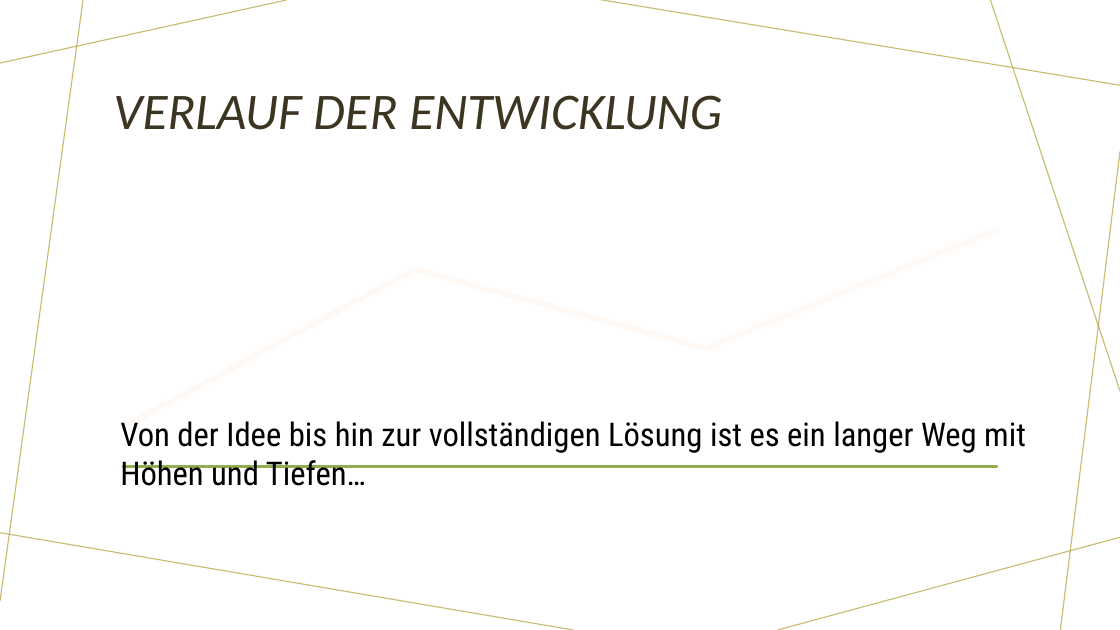
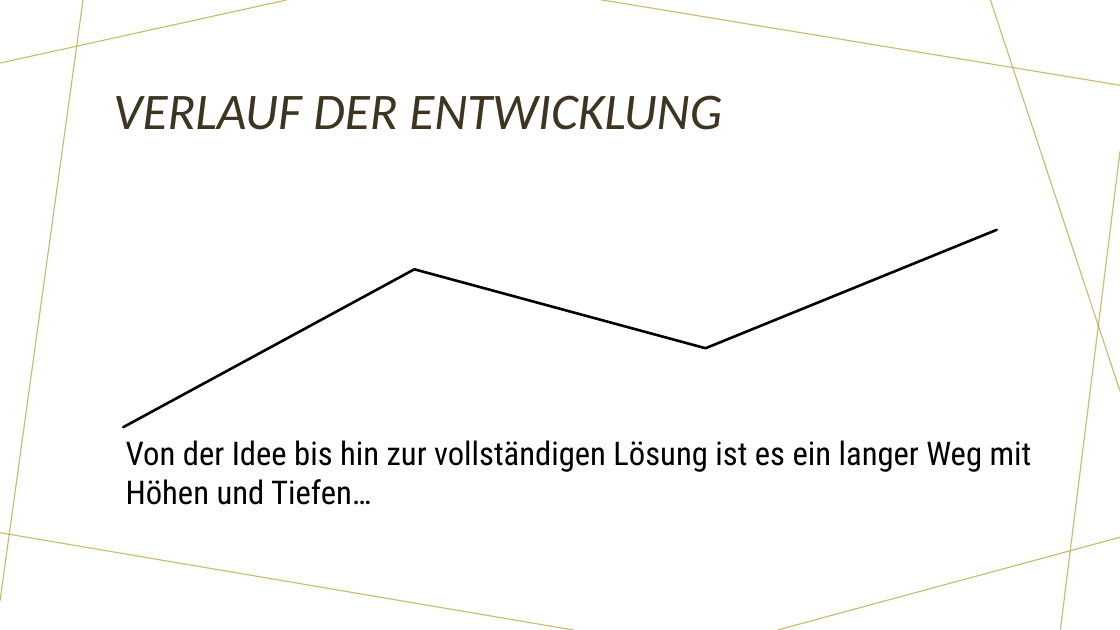
Before and after one commit to DanielMachina/HSP-SoSe-2021, a slide deck: slide 3 of Schrauben/Schraubenprogramm.odp. Drawn at 1120x630 pixels with LibreOffice and Linux fonts; fonts in the diff are those of the drawing. Boxes give left, top, right and bottom in pixels: in the first picture for what was removed or moved away, otherwise in the second. Text is boxed around its words. In the diff, an @@ line names an element or a change of style, - is before the commit and + after.

```diff
--- a/Schrauben/Schraubenprogramm.odp
+++ b/Schrauben/Schraubenprogramm.odp
@@ line chart at (105, 185, 1015, 473) @@
-Series 1: 0, 0, 0, 0
+Series 1: 17, 83, 50, 100
@@ colour of Series 1 #E98A3E to #000000 @@
-Series 2: 17, 83, 50, 100
-Series 3: 0, 0, 0, 0
@@ text "Von der Idee bis hin ...": place and size @@
-text "Von der Idee bis hin ..." at (120, 421, 1026, 486)
+text "Von der Idee bis hin ..." at (126, 440, 1032, 505)
```
Also in this commit, not shown: 1 other slide changed, 1 other file.
